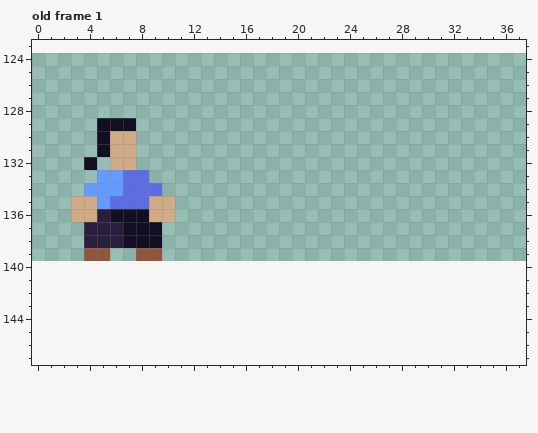
Pixel-art file -- Assets/Sprites/Character/Mary.aseprite. The picture above was drawn from the file before the commit.
46x16 pixels, 1 frame. Shown: old frame 1: x 0..37, y 123..147. The old version is drawn lined up with the new one, on the new canvas. The commit also changed other frames, which this record leaves out.
Once edited:
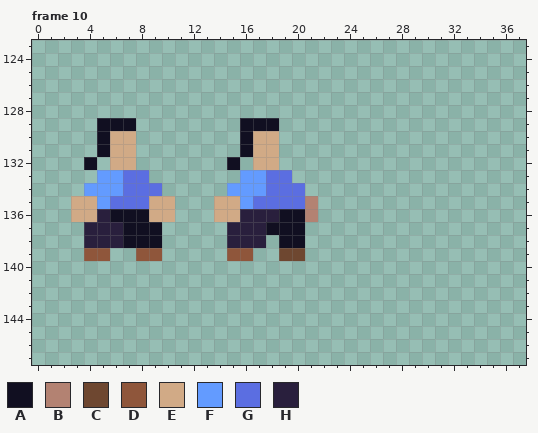
Palette (. is transparent): A #110f21  B #b38272  C #6e4730  D #8f563b  E #d1aa86  F #639bff  G #5b6ee1  H #291f3d
A new or re-ordered frame is compared with the old frame closest to it.
Diff:
canvas 46x16 -> 58x157, the old top-left corner now at 0,124
frames 1 -> 11
Frame 10 is new; against old frame 1:
There is now colour A in row 129 at x 16 to 18; in rows 130 to 131 at x 16; in row 132 at x 15; in row 136 at x 19 to 20; in row 137 at x 18 to 20; in row 138 at x 19 to 20.
There is now colour B in rows 135 to 136 at x 21.
There is now colour C in row 139 at x 19 to 20.
There is now colour D in row 139 at x 15 to 16.
There is now colour E in rows 130 to 132 at x 17 to 18; in rows 135 to 136 at x 14 to 15.
There is now colour F in row 133 at x 16 to 17; in row 134 at x 15 to 17; in row 135 at x 16.
There is now colour G in row 133 at x 18 to 19; in row 134 at x 18 to 20; in row 135 at x 17 to 20.
There is now colour H in row 136 at x 16 to 18; in rows 137 to 138 at x 15 to 17.
Pixel boxes of the changes (left, top, right, bottom) in both pictures:
added: (214, 118, 318, 261)
